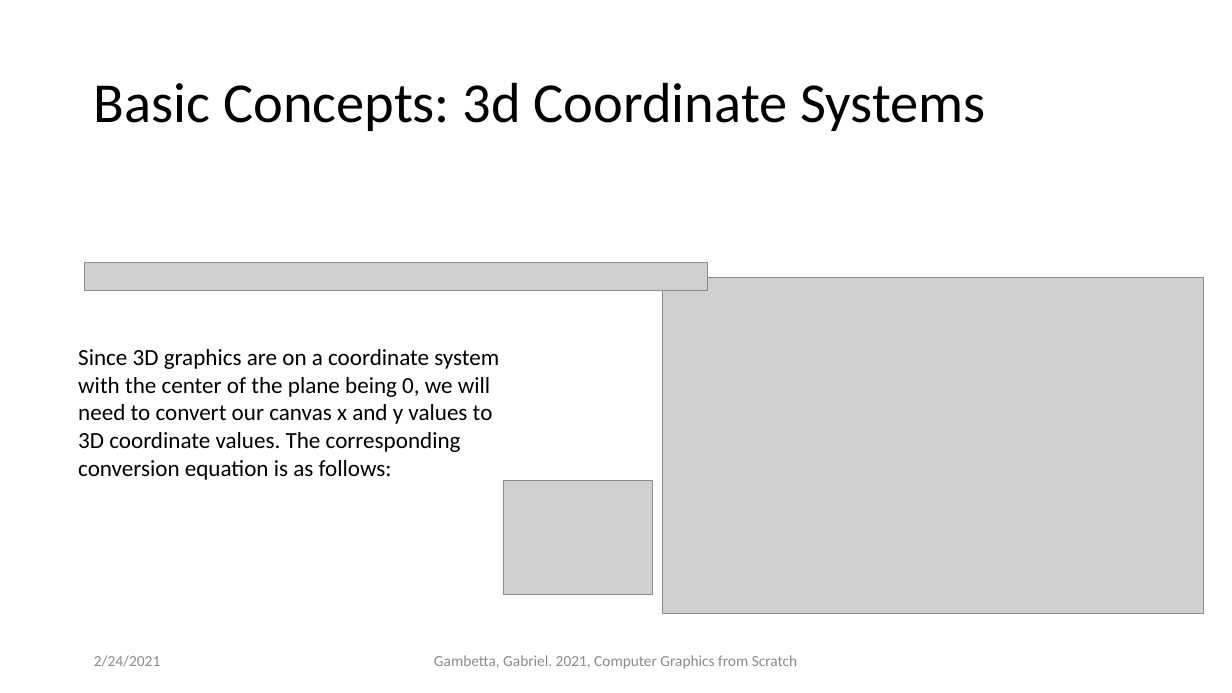
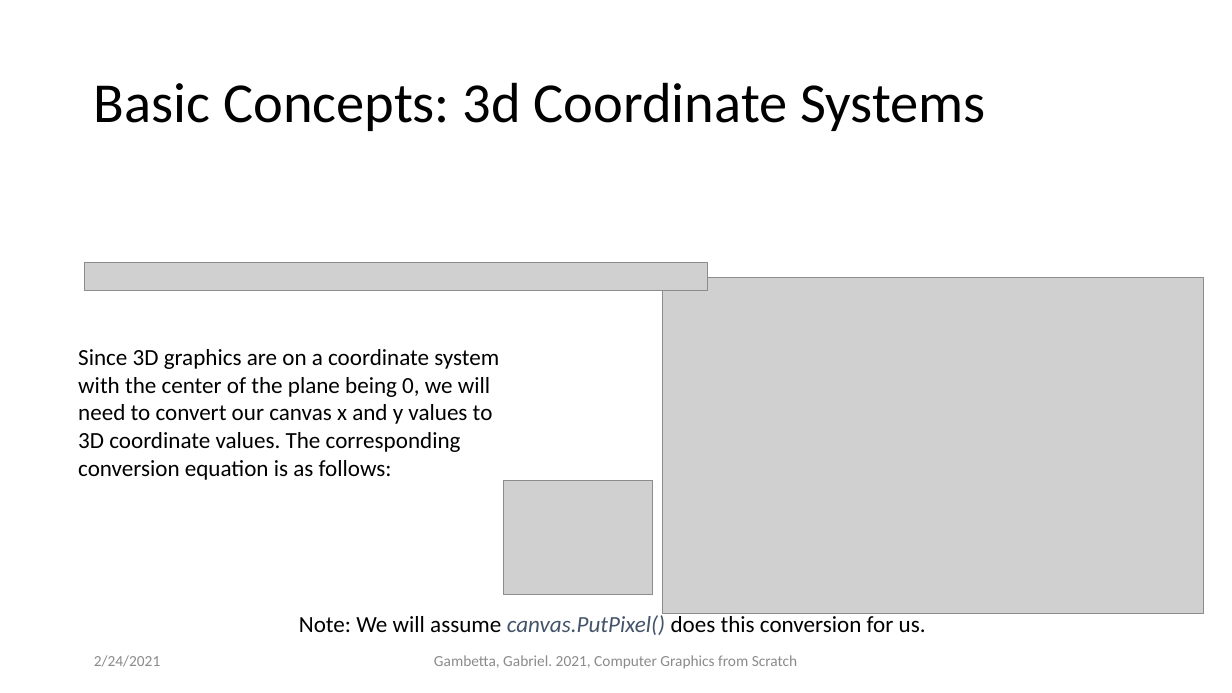
Before and after one commit to ctrachte/JS-Computer-Graphics-Demo, a slide deck: slide 3 of computer-graphics-js-1.pptx. Drawn at 1232x693 pixels with LibreOffice and Linux fonts; fonts in the diff are those of the drawing; grey boxes stand for pictures. Boxes give left, top, right and bottom in pixels: in the first picture for what was removed or moved away, otherwise in the second. Text is boxed around its words. In the diff, an @@ line names an element or a change of style, - is before the commit and + after.

```diff
--- a/computer-graphics-js-1.pptx
+++ b/computer-graphics-js-1.pptx
@@ text added at bbox=[299, 613, 926, 635], 18 pt, text #000000 @@
+Note: We will assume canvas.PutPixel() does this conversion for us.
```
Also in this commit, not shown: 1 other slide changed, 1 slide added, 2 other files.
